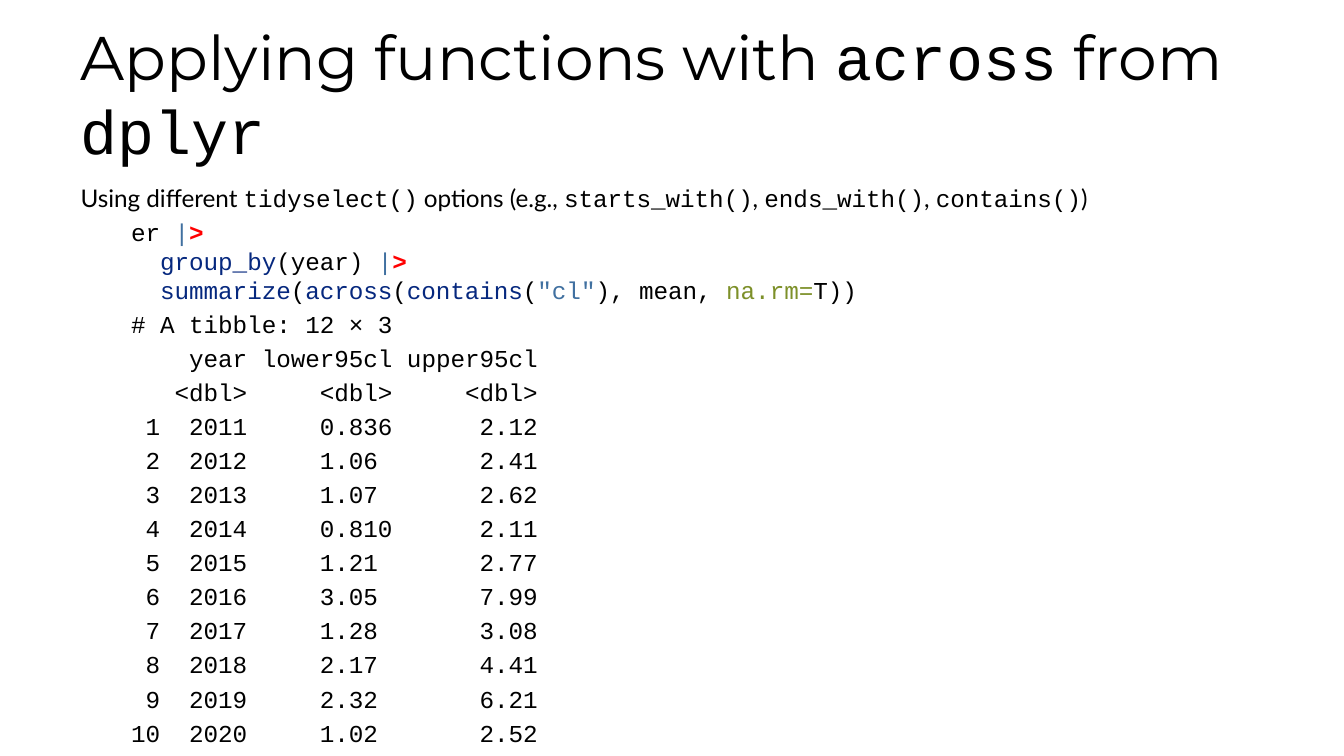
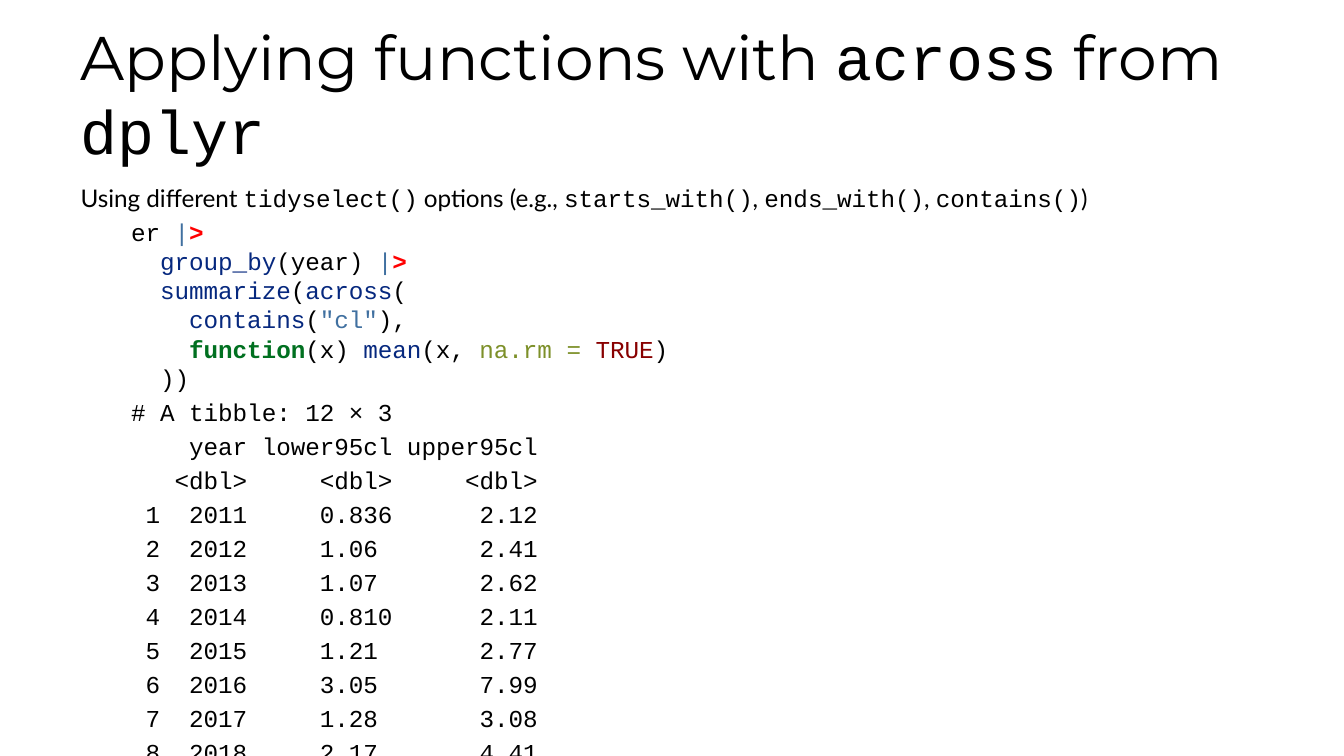
Before and after one commit to fhdsl/DaSEH, a slide deck: slide 37 of modules/Functions/Functions.pptx (slide 29 before the commit). Drawn at 1344x756 pixels with LibreOffice and Linux fonts; fonts in the diff are those of the drawing. Boxes give left, top, right and bottom in pixels: in the first picture for what was removed or moved away, otherwise in the second. Text is boxed around its words. In the diff, an @@ line names an element or a change of style, - is before the commit and + after.

```diff
--- a/modules/Functions/Functions.pptx
+++ b/modules/Functions/Functions.pptx
@@ text at [131,228,669,363]: text changed @@
-er |>
-group_by(year) |>
-summarize(across(contains("cl"), mean, na.rm=T))
+er |>
+group_by(year) |>
+summarize(across(
+contains("cl"),
+function(x) mean(x, na.rm = TRUE)
+))
```
Also in this commit, not shown: 9 other slides changed, 10 slides added, 4 slides removed, 8 other files.
